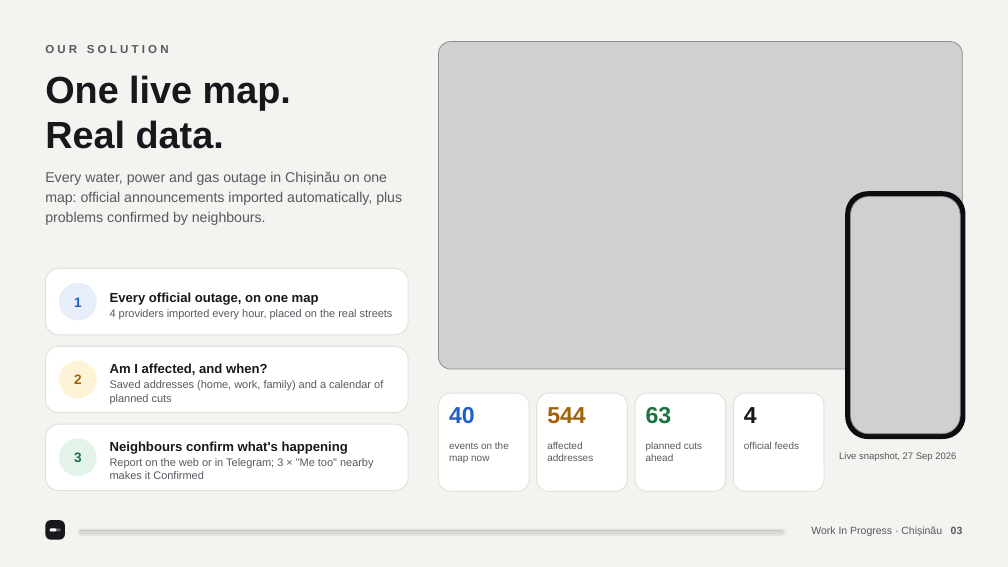
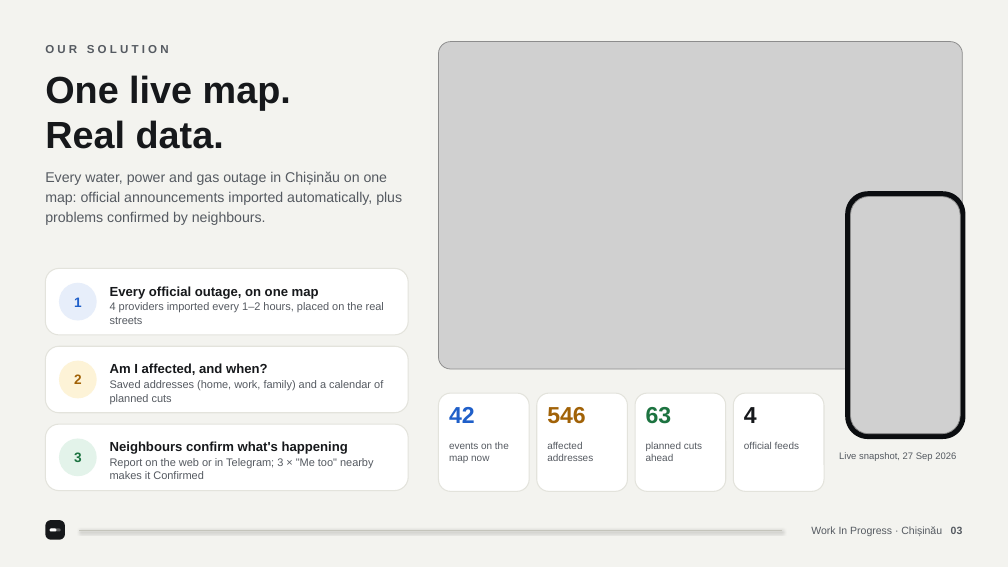
Before and after one commit to CataragaMaxim/wip_gigahack, a slide deck: slide 3 of docs/WorkInProgress-Pitch.pptx. Drawn at 1008x567 pixels with LibreOffice and Linux fonts; fonts in the diff are those of the drawing; grey boxes stand for pictures. Boxes give left, top, right and bottom in pixels: in the first picture for what was removed or moved away, otherwise in the second. Text is boxed around its words. In the diff, an @@ line names an element or a change of style, - is before the commit and + after.

```diff
--- a/docs/WorkInProgress-Pitch.pptx
+++ b/docs/WorkInProgress-Pitch.pptx
@@ text at <box>110,302,384,324</box>: text changed @@
-4 providers imported every hour, placed on the real streets
+4 providers imported every 1–2 hours, placed on the real streets
@@ text at <box>449,407,475,423</box>: text changed @@
-40
+42
@@ text at <box>547,407,585,424</box>: text changed @@
-544
+546
```
Also in this commit, not shown: 5 other slides changed, 19 other files.
